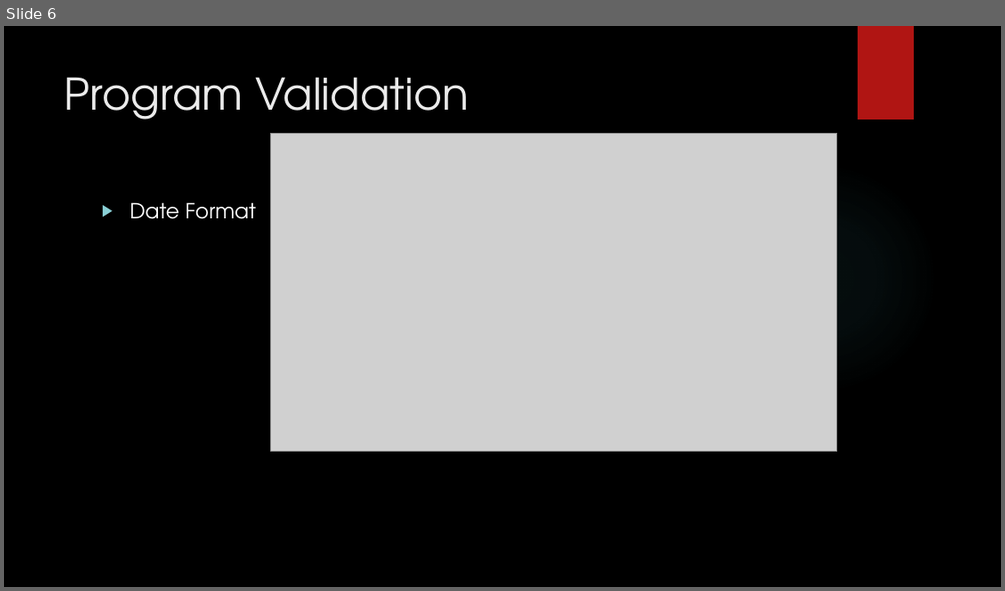
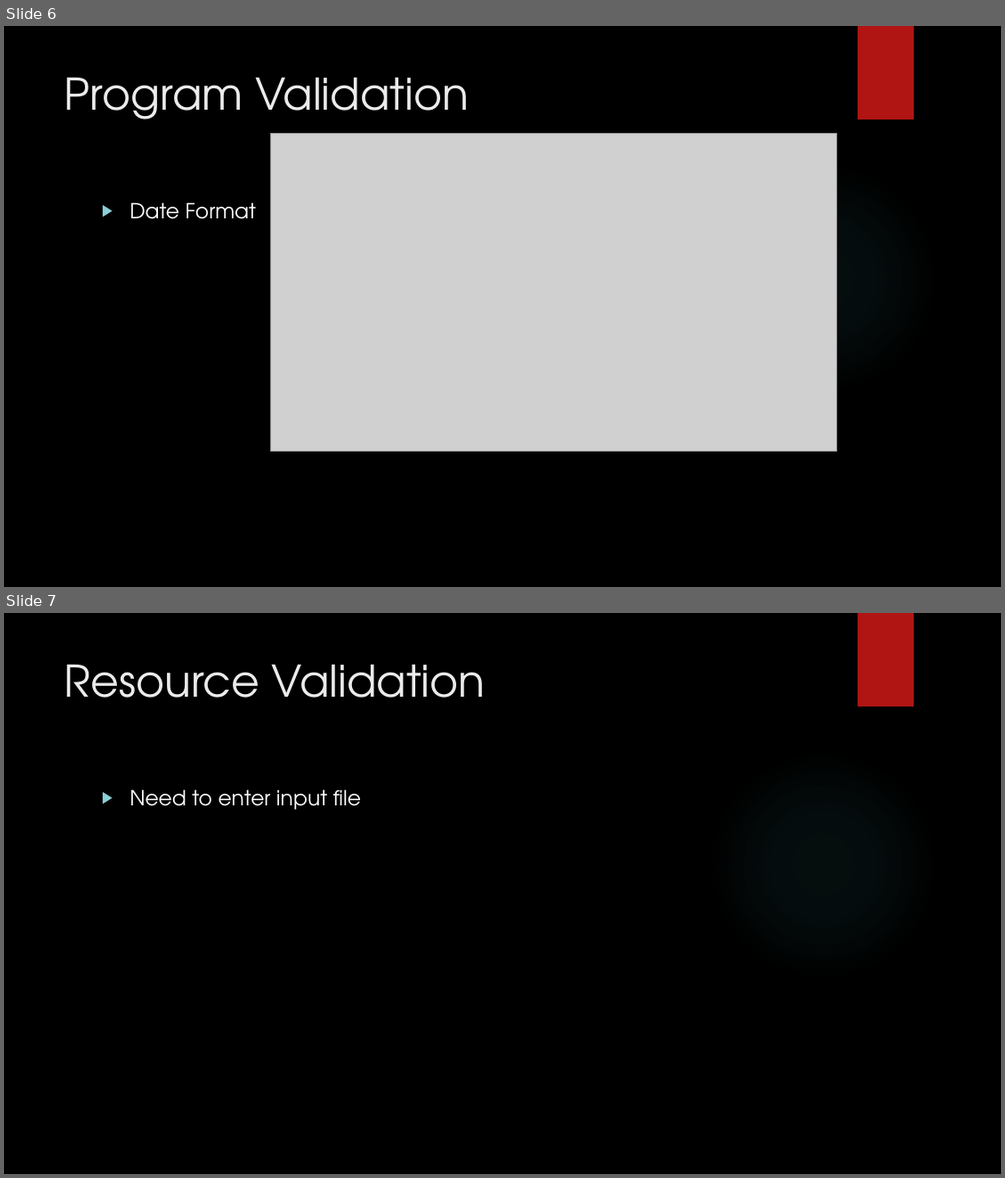
Before and after one commit to sujayshah/ExcelParsing, a slide deck: presentation.pptx. Shown one above the other, each under a label of ours: slide 6 before the commit, slides 6 and 7 after it. The pictures are 1005x591 and 1005x1178 pixels, drawn with LibreOffice and Linux fonts; fonts in the diff are those of the drawing; grey boxes stand for pictures; background and template pictures are left out. Boxes give left, top, right and bottom in pixels: in the first picture for what was removed or moved away, otherwise in the second. Text is boxed around its words. In the diff, an @@ line names an element or a change of style, - is before the commit and + after.

Commit message:
New slide

```diff
--- a/presentation.pptx
+++ b/presentation.pptx
@@ slide 7 added at (4, 613, 1001, 1174), background picture (left out); not listed: 2 template elements that a slide beside it also shows @@
@@ title added at (65, 664, 485, 698), 42 pt, text #EBEBEB @@
+Resource Validation
@@ text added at (129, 789, 361, 810), 20 pt, text #FFFFFF @@
+▶ Need to enter input file
```
